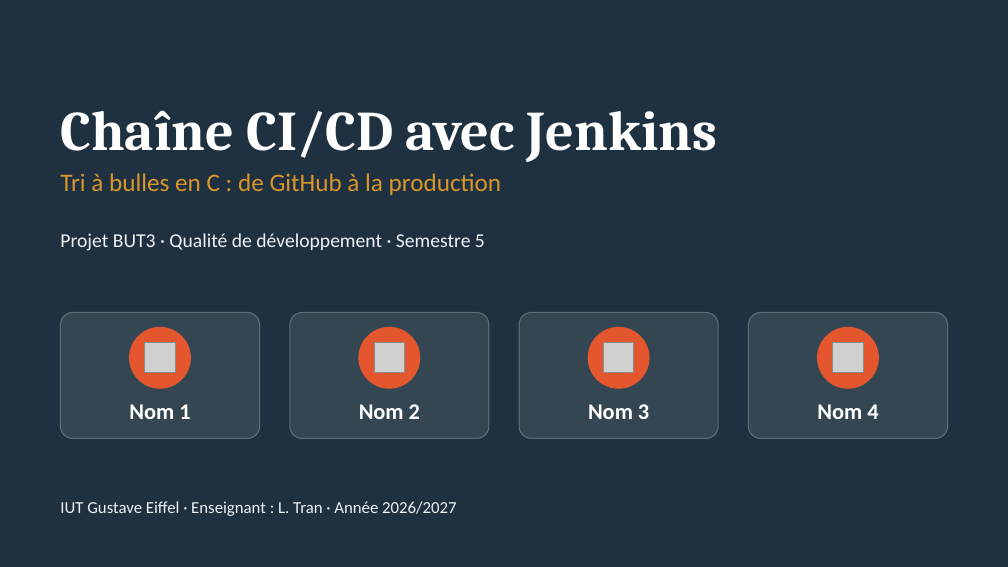
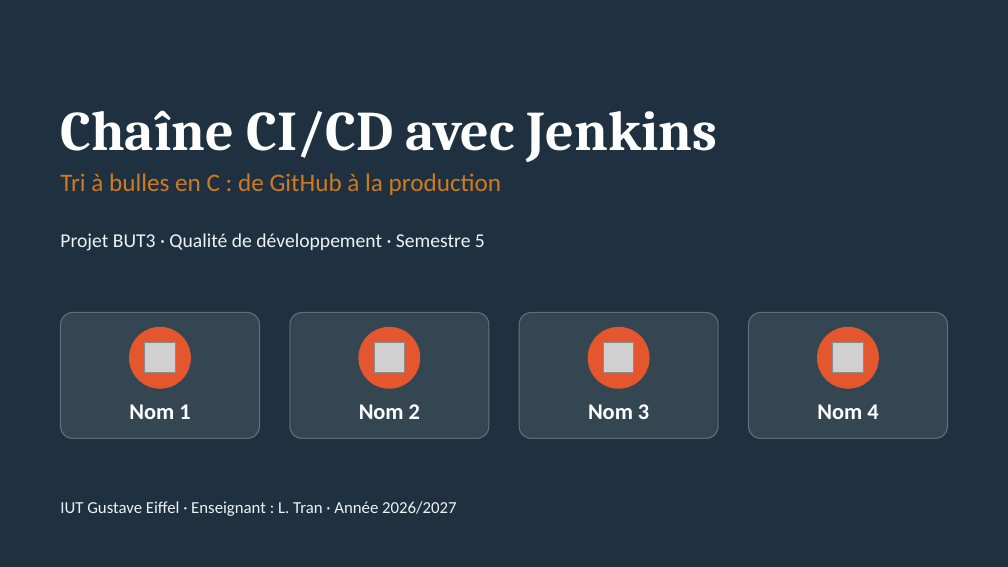
Before and after one commit to humariu506/test_jenkins, a slide deck: slide 1 of docs/Presentation_CICD_Jenkins.pptx. Drawn at 1008x567 pixels with LibreOffice and Linux fonts; fonts in the diff are those of the drawing; grey boxes stand for pictures. Boxes give left, top, right and bottom in pixels: in the first picture for what was removed or moved away, otherwise in the second. Text is boxed around its words. In the diff, an @@ line names an element or a change of style, - is before the commit and + after.

```diff
--- a/docs/Presentation_CICD_Jenkins.pptx
+++ b/docs/Presentation_CICD_Jenkins.pptx
@@ text "Tri à bulles en C ..." at (60,173,501,195): text colour #D9962B to #CF7A1E @@
```
Also in this commit, not shown: 4 other slides changed, 13 slides added.
